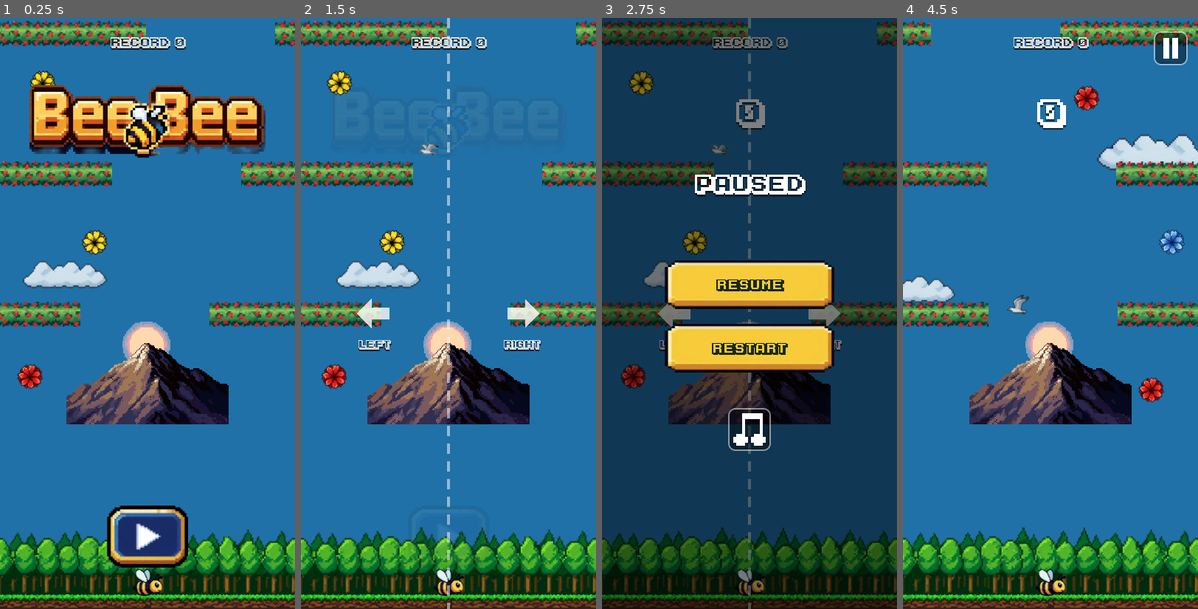
Above: before the commit, frames 1-4 (left to right).
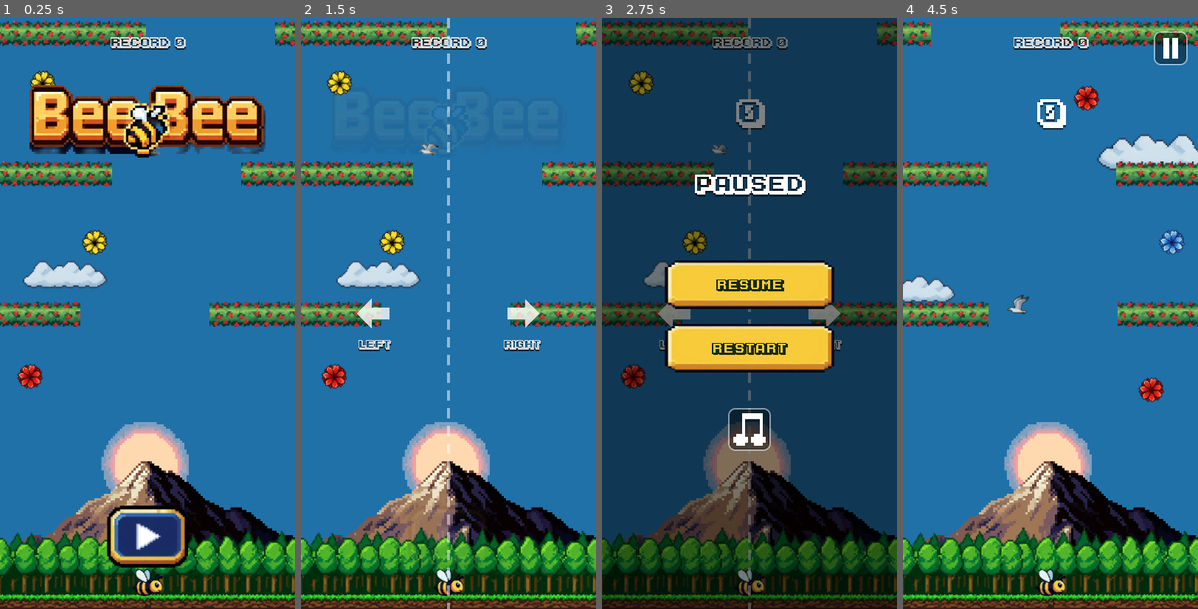
Above: after the commit, the same moments.

Repository: costanoy/bee-bee
Game: Godot game, scene res://scenes/main.tscn
Two runs of this game, one before a commit and one after it. Both use one fixed random seed, a clock stepped at 60 frames per second and the inputs below.
Inputs (mouse positions are in pixels of both pictures, inside the frame that each line leads up to):
- Up to frame 1 (0.25 s): no input
- Up to frame 2 (1.5 s): click (448, 538) at 0.5 s; click (448, 538) at 1.25 s
- Up to frame 3 (2.75 s): click (870, 47) at 2 s
- Up to frame 4 (4.5 s): click "Restart" at 2.75 s; click (1171, 47) at 3.5 s; click "Restart" at 4.25 s

The runs differ from the first frame. In frame 1, 12% of the frame differs, in the area x 0-100%, y 51-98%; in frame 2, 14%; in frame 3, 12%; in frame 4, 14%.

Commit message:
Make the mountain cover full width and sit flush with the screen bottom
It was floating as a small centered object with blue visible on all
three sides but the top — the actual intent was a ground-covering
backdrop, not a distant floating object, so no blue should show below
or beside it, only above the peak.

Scale now fills the full 400px width (was a fixed 220px), and its
bottom edge sits flush against the REAL viewport bottom, read at
runtime rather than assumed as 800 — keep_width stretch means that
varies by device, and a hardcoded value would leave a gap on taller
phones. Still sinks via the same parallax mechanic as before; at the
new size that fully clears it off screen after ~2000px of climbing.

Verified the scale/position math (exactly 400px wide, bottom exactly at
the measured viewport height, both before and after the first update()
call), rendered screenshots confirming no blue gap on any of the three
edges at climb=0 and mid-sink, and a real autopiloted flight (top edge
at y=844, past the sink-complete threshold, after climbing 3002px).

Co-Authored-By: Claude Sonnet 5 <noreply@anthropic.com>

Diff:
--- a/scripts/sky.gd
+++ b/scripts/sky.gd
@@ -42,25 +42,23 @@
 
 # The mountain (with its own painted sun) sits at "the horizon" — a
 # screen-space element, not a world sprite, so it doesn't scroll away at
-# the normal 1:1 rate the way ground/trees do. Small (a fraction of
-# screen width, not filling it) so it actually reads as distant rather
-# than as a nearby backdrop, and it creeps DOWN the screen as the bee
-# climbs at a fraction of the real climb rate — sinking below view over
-# a couple thousand px of climbing, gradually enough to watch happen
-# rather than a normal foreground element's quick few-hundred-px scroll
-# off. Also fades out across the DAY_TO_DUSK window as a backstop, so
-# it's never still hanging around once night visibly begins even if a
-# run barely climbs.
+# the normal 1:1 rate the way ground/trees do. It's a ground-covering
+# backdrop, not a floating object: full screen width with its bottom
+# edge flush against the true bottom of the viewport (that varies by
+# device under keep_width, so it's measured at runtime, not a constant),
+# so no blue shows below or beside it — only the open sky above the peak
+# is meant to show through. It creeps DOWN the screen as the bee climbs,
+# at a fraction of the real climb rate, sinking fully below view over a
+# couple thousand px — gradual enough to watch happen, unlike a normal
+# foreground element's quick few-hundred-px scroll off. Also fades out
+# across the DAY_TO_DUSK window as a backstop, so it's never still
+# hanging around once night visibly begins even if a run barely climbs.
 const MOUNTAIN_CANVAS_W := 1024.0
 const MOUNTAIN_CANVAS_H := 1024.0
-const MOUNTAIN_DISPLAY_W := 220.0  # ~55% of the 400-wide screen — reads as far away
-const MOUNTAIN_SCALE := MOUNTAIN_DISPLAY_W / MOUNTAIN_CANVAS_W
-const MOUNTAIN_BASE_BOTTOM_Y := 550.0
-# Climbing (MOUNTAIN_BASE_BOTTOM_Y - MOUNTAIN_CANVAS_H*MOUNTAIN_SCALE) / this
-# many px pushes the sprite's own top edge down to the bottom of a
-# 800-tall screen, i.e. fully sunk out of view — works out to ~2400px,
-# long enough to watch it happen, short enough to actually see it happen.
 const MOUNTAIN_PARALLAX := 0.2
+
+var mountain_scale := 1.0
+var mountain_base_top_y := 0.0
 
 var layer: CanvasLayer
 var start_rect: TextureRect
@@ -104,13 +102,19 @@
 	night_rect.modulate.a = 0.0
 	start_rect.modulate.a = 1.0
 
+	# Fills the width exactly (400 / canvas width) and sits with its
+	# bottom edge flush against the ACTUAL viewport bottom — keep_width
+	# stretch means that's not always 800, so it's read at runtime rather
+	# than assumed, same reasoning as the star scatter below.
+	var viewport_h: float = get_viewport().get_visible_rect().size.y
+	mountain_scale = 400.0 / MOUNTAIN_CANVAS_W
+	mountain_base_top_y = viewport_h - MOUNTAIN_CANVAS_H * mountain_scale
+
 	mountain = Sprite2D.new()
 	mountain.texture = load("res://art/mountain_day.png")
 	mountain.centered = false
-	mountain.scale = Vector2.ONE * MOUNTAIN_SCALE
-	mountain.position = Vector2(
-		(400.0 - MOUNTAIN_CANVAS_W * MOUNTAIN_SCALE) / 2.0,
-		MOUNTAIN_BASE_BOTTOM_Y - MOUNTAIN_CANVAS_H * MOUNTAIN_SCALE)
+	mountain.scale = Vector2.ONE * mountain_scale
+	mountain.position = Vector2(0.0, mountain_base_top_y)
 	layer.add_child(mountain)
 
 	_build_stars()
@@ -208,8 +212,7 @@
 		mountain_ref_camera_y = camera_y
 		mountain_ref_set = true
 	var climbed: float = mountain_ref_camera_y - camera_y
-	mountain.position.y = (MOUNTAIN_BASE_BOTTOM_Y - MOUNTAIN_CANVAS_H * MOUNTAIN_SCALE) \
-		+ MOUNTAIN_PARALLAX * climbed
+	mountain.position.y = mountain_base_top_y + MOUNTAIN_PARALLAX * climbed
 	mountain.modulate.a = 1.0 - t1
 
 	# Tied to the same t2 that drives the night backdrop, so stars are
